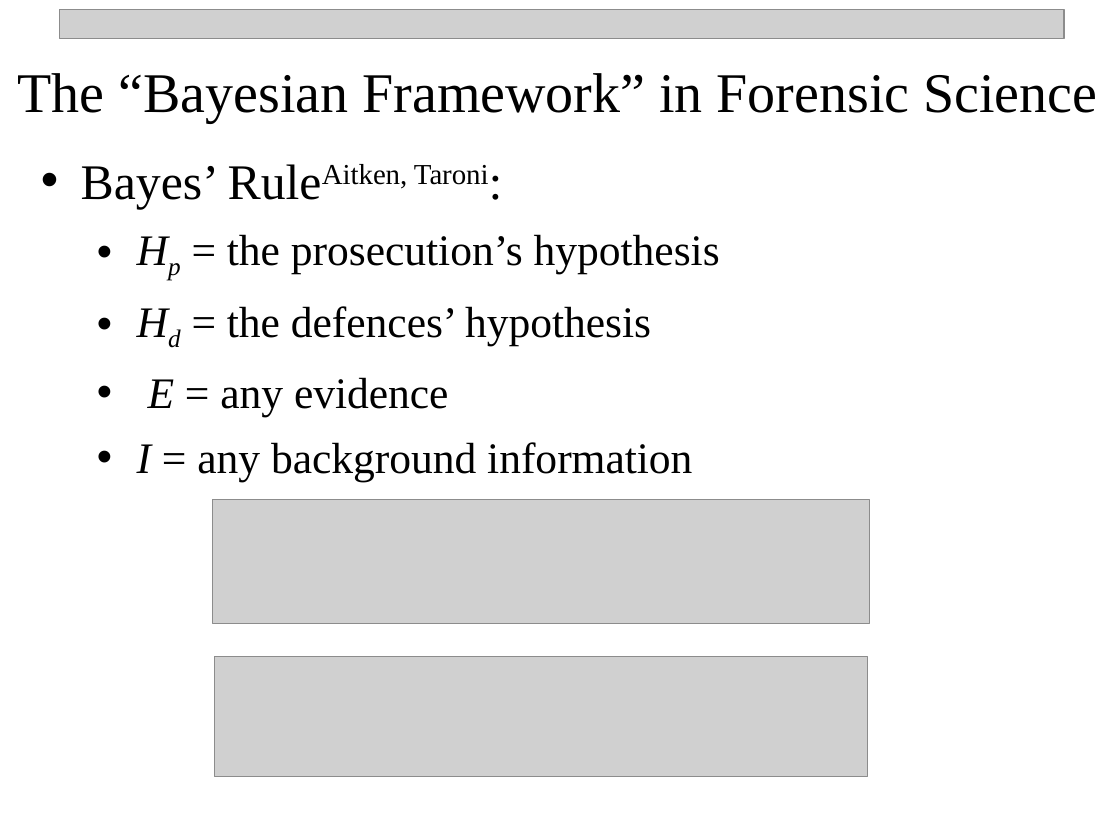
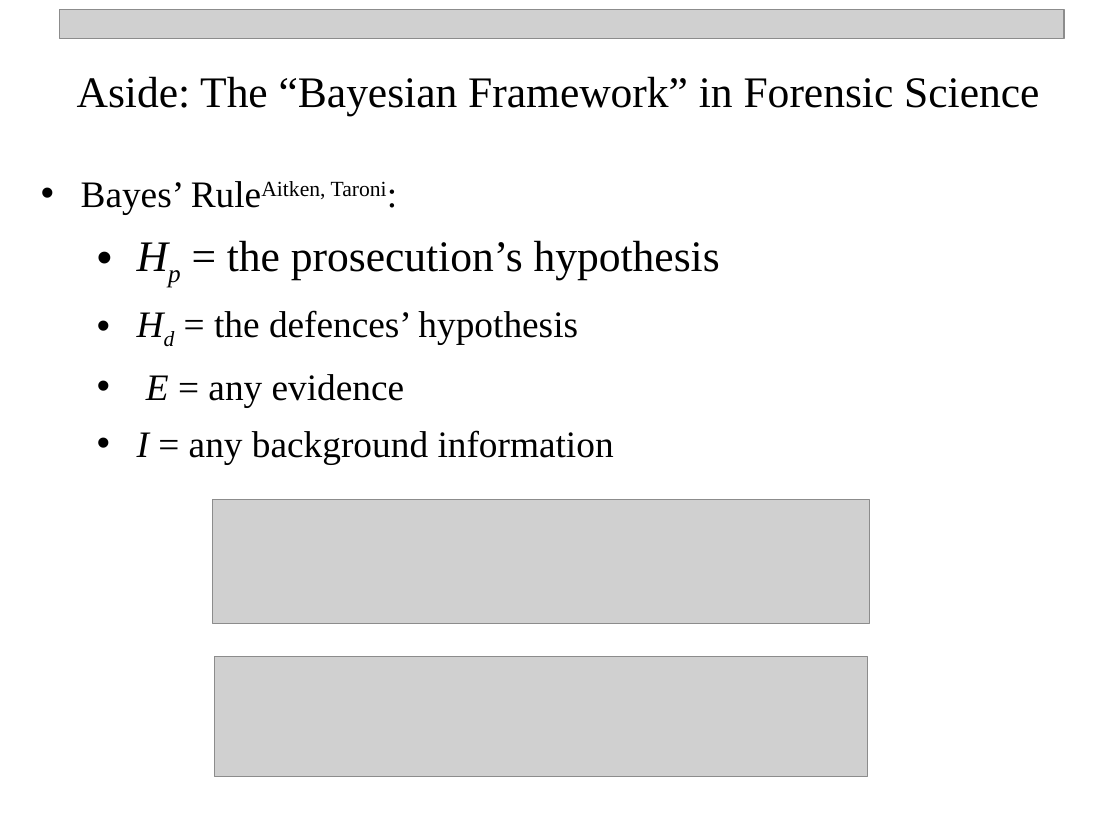
Before and after one commit to npetraco/MAT302, a slide deck: slide 29 of Notes/1_Intro_Bayesian_Perspectives.pptx (slide 30 before the commit). Drawn at 1120x840 pixels with LibreOffice and Linux fonts; fonts in the diff are those of the drawing; grey boxes stand for pictures. Boxes give left, top, right and bottom in pixels: in the first picture for what was removed or moved away, otherwise in the second. Text is boxed around its words. In the diff, an @@ line names an element or a change of style, - is before the commit and + after.

Commit message:
update

```diff
--- a/Notes/1_Intro_Bayesian_Perspectives.pptx
+++ b/Notes/1_Intro_Bayesian_Perspectives.pptx
@@ text at [77,76,1039,116]: text changed; size 36 to 28 pt @@
-The “Bayesian Framework” in Forensic Science
+Aside: The “Bayesian Framework” in Forensic Science
@@ text "Bayes’ RuleAitken, Taroni:": place and size @@
-text "Bayes’ RuleAitken, Taroni:" at [81,165,720,482]
+text "Bayes’ RuleAitken, Taroni:" at [81,181,720,465]
@@ text at [81,181,614,465]: size 32 to 24 pt in "Bayes’ RuleAitken, Taroni:"; size 28 to 24 pt in "Hd = the defences’ hypothesis", "E = any evidence", "I = any background information" @@
```
Also in this commit, not shown: 7 other slides changed, 1 slide added.
